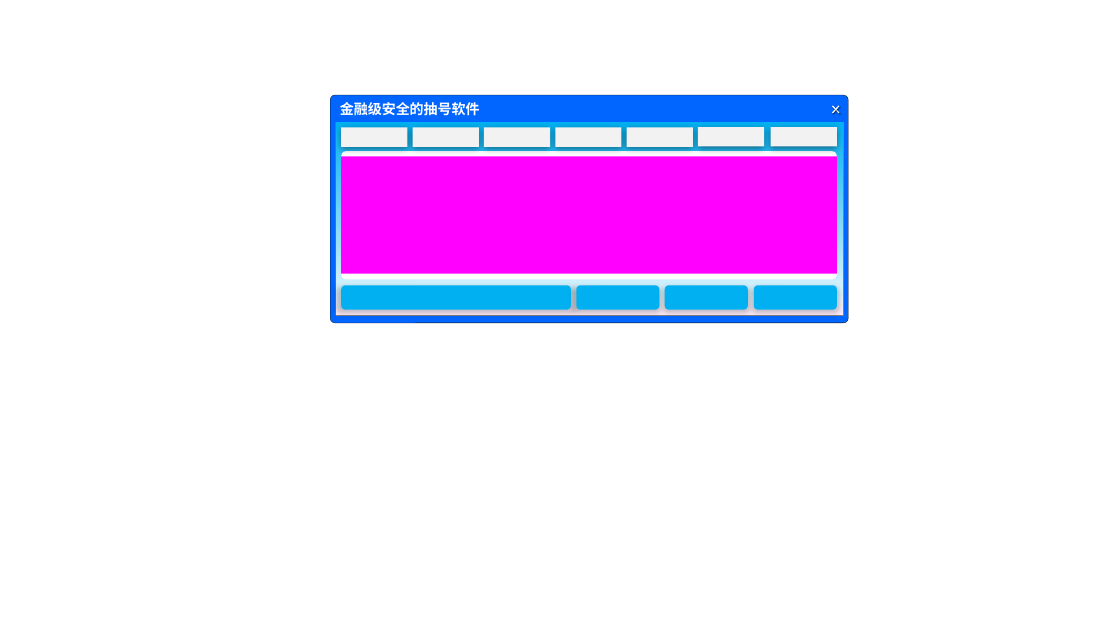
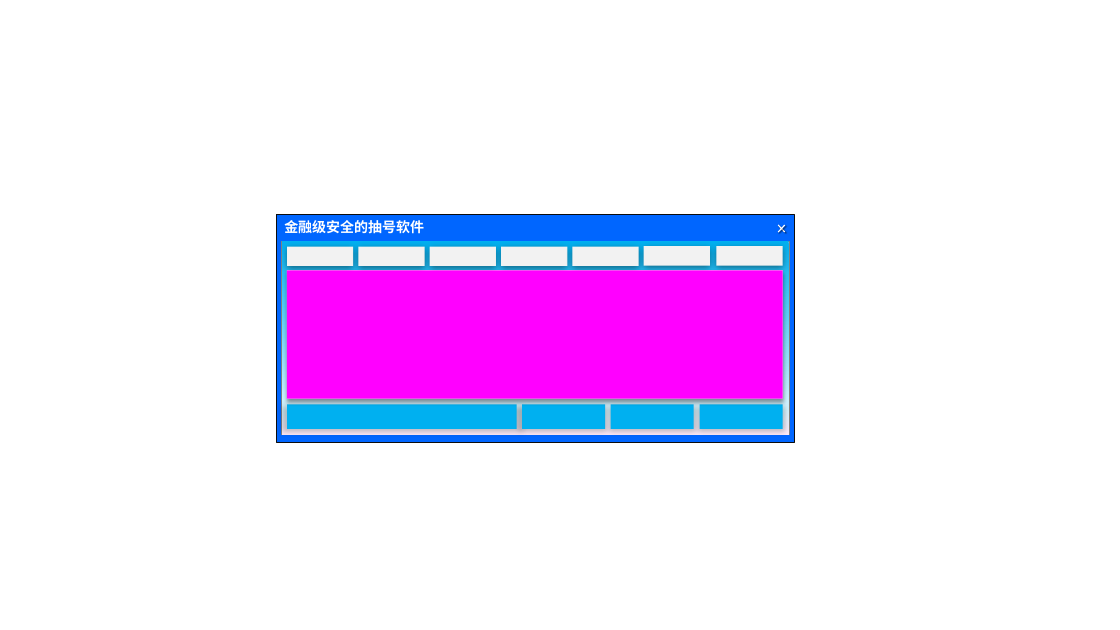
Before and after one commit to ZYFDroid/CHRJ, a slide deck: slide 1 of design.pptx. Drawn at 1120x630 pixels with LibreOffice and Linux fonts; fonts in the diff are those of the drawing. Boxes give left, top, right and bottom in pixels: in the first picture for what was removed or moved away, otherwise in the second. Text is boxed around its words. In the diff, an @@ line names an element or a change of style, - is before the commit and + after.

```diff
--- a/design.pptx
+++ b/design.pptx
@@ 9 rectangles, 6 rounded rectangles, 2 lines: place and size @@
-9 rectangles, 6 rounded rectangles, 2 lines at bbox=[330, 95, 849, 323]
+9 rectangles, 6 rounded rectangles, 2 lines at bbox=[276, 214, 795, 442]
@@ rounded rectangle at bbox=[287, 271, 783, 399]: shadow on; proportions changed @@
@@ rectangle: place and size @@
-rectangle at bbox=[341, 156, 837, 274]
+rectangle at bbox=[287, 271, 783, 398]
@@ proportions changed in 5 elements at bbox=[276, 214, 795, 442], bbox=[287, 404, 517, 429], bbox=[700, 404, 783, 429], bbox=[523, 404, 606, 429], bbox=[611, 404, 694, 429] @@
```
Also in this commit, not shown: 1 slide added, 1 slide removed, 14 other files.
